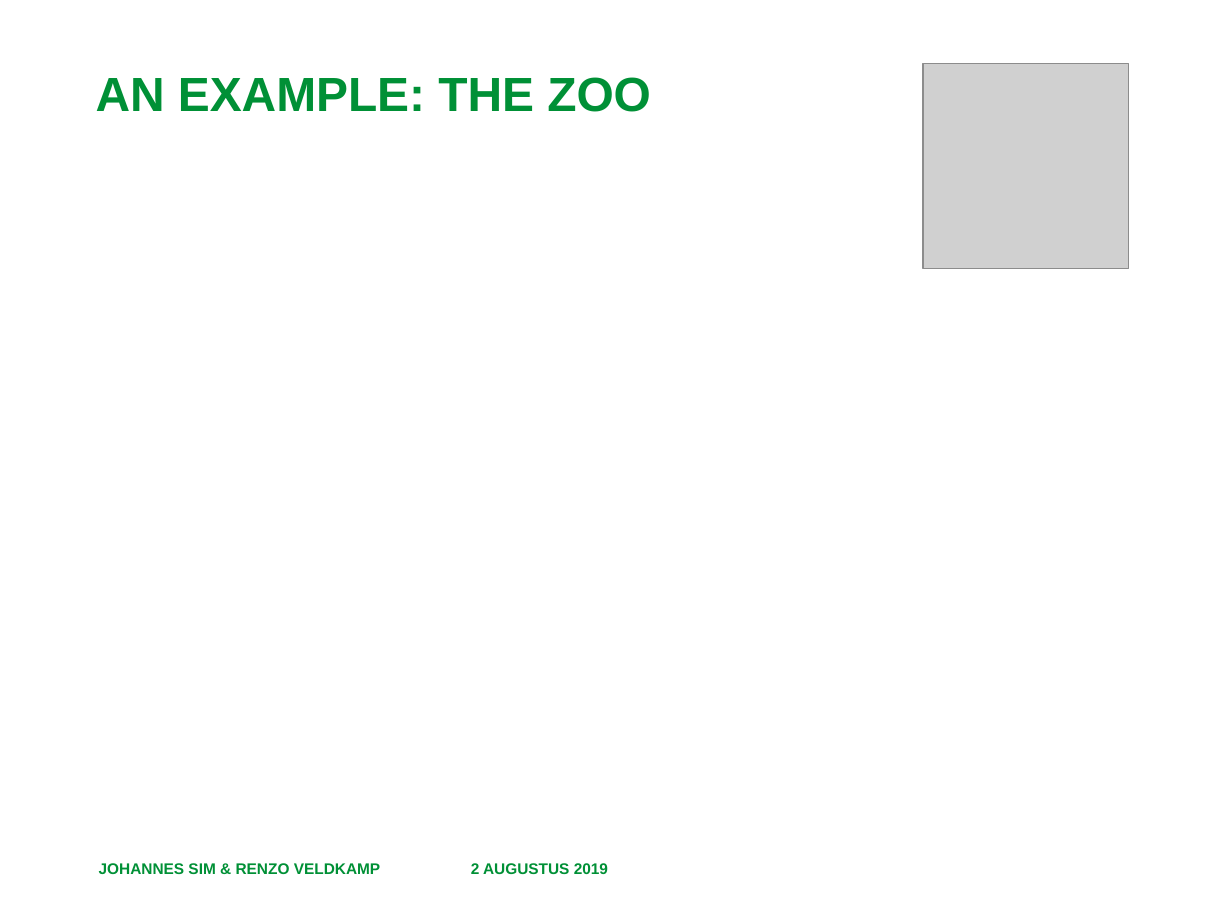
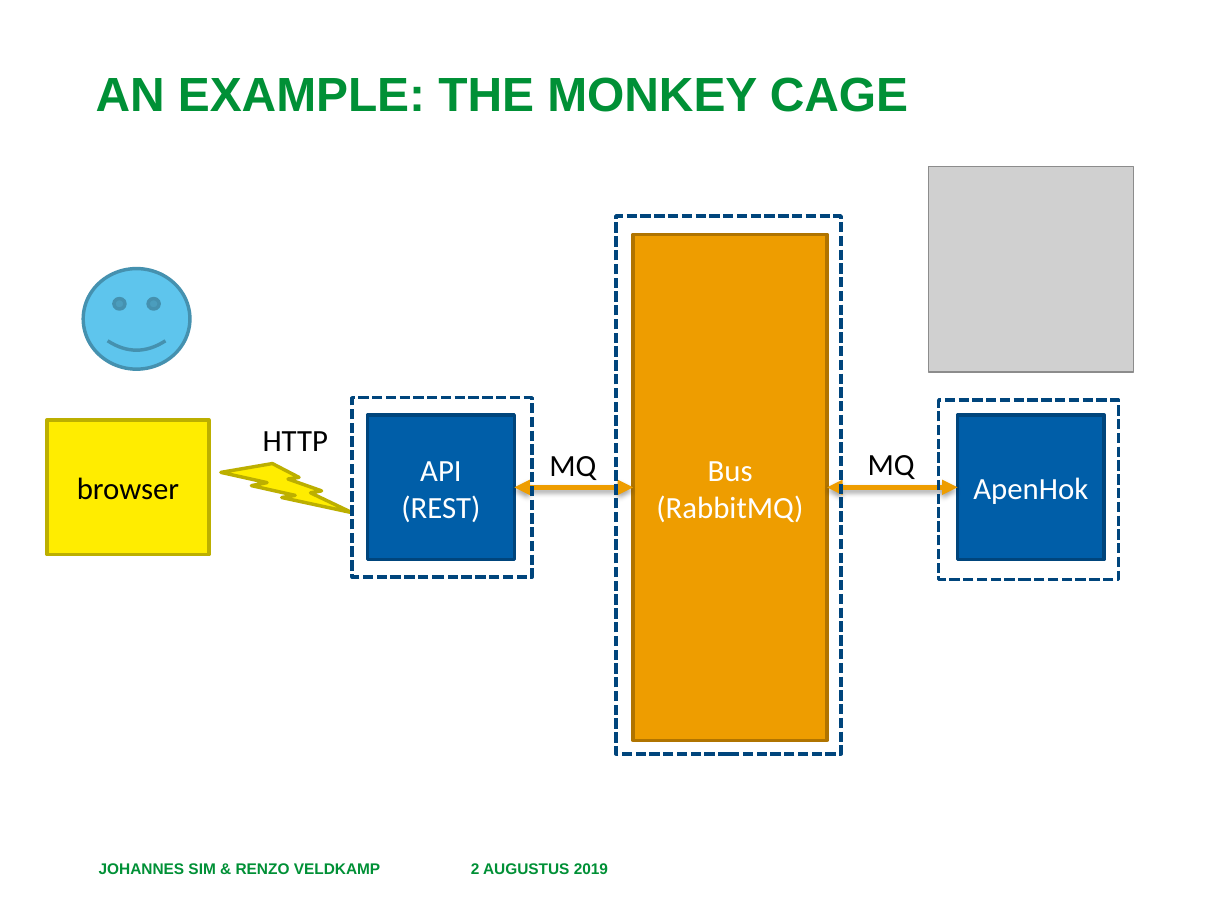
Before and after one commit to RenzoVeldkamp/MicroContainer, a slide deck: slide 7 of Presentatie/Microservices 102 20190802.pptx. Drawn at 1232x924 pixels with LibreOffice and Linux fonts; fonts in the diff are those of the drawing; grey boxes stand for pictures; background and template pictures are left out. Boxes give left, top, right and bottom in pixels: in the first picture for what was removed or moved away, otherwise in the second. Text is boxed around its words. In the diff, an @@ line names an element or a change of style, - is before the commit and + after.

```diff
--- a/Presentatie/Microservices 102 20190802.pptx
+++ b/Presentatie/Microservices 102 20190802.pptx
@@ title at (96,77,908,112): text changed @@
-AN EXAMPLE: THE ZOO
+AN EXAMPLE: THE MONKEY CAGE
@@ picture: place and size @@
-picture at (923,63,1129,269)
+picture at (928,166,1133,372)
@@ rectangle added at (616,216,841,754), outline #00467C 2 pt dashed @@
@@ rectangle added at (633,234,827,740), fill #EE9D00, outline #B07400 2 pt, 18 pt, text #FFFFFF @@
+Bus
+(RabbitMQ)
@@ smiley face added at (84,269,191,370), fill #5EC5ED, outline #4692AF 2 pt @@
@@ rectangle added at (352,398,532,578), outline #00467C 2 pt dashed @@
@@ rectangle added at (367,415,514,559), fill #005EA8, outline #00467C 2 pt, 18 pt, text #FFFFFF @@
+API
+(REST)
@@ rectangle added at (939,400,1119,580), outline #00467C 2 pt dashed @@
@@ rectangle added at (957,415,1104,559), fill #005EA8, outline #00467C 2 pt, 18 pt, text #FFFFFF @@
+ApenHok
@@ rectangle added at (47,420,208,554), fill #FFED00, outline #BDAF00 2 pt, 18 pt, text #000000 @@
+browser
@@ text added at (263,431,328,451), 18 pt, text #000000 @@
+HTTP
@@ lightning bolt added at (221,463,352,513), fill #FFED00, outline #BDAF00 2 pt @@
@@ text added at (549,456,596,480), 18 pt, text #000000 @@
+MQ
@@ text added at (868,455,915,479), 18 pt, text #000000 @@
+MQ
@@ double arrow added from (515, 488) to (633, 488), #EE9D00 3 pt @@
@@ double arrow added from (827, 488) to (957, 488), #EE9D00 3 pt @@
```
Also in this commit, not shown: 2 other slides changed, 6 other files.
